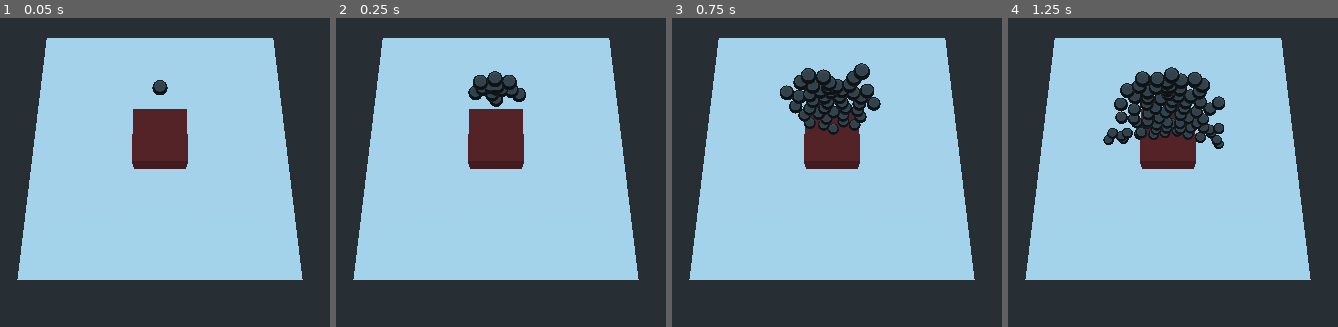
Above: before the commit, frames 1-4 (left to right).
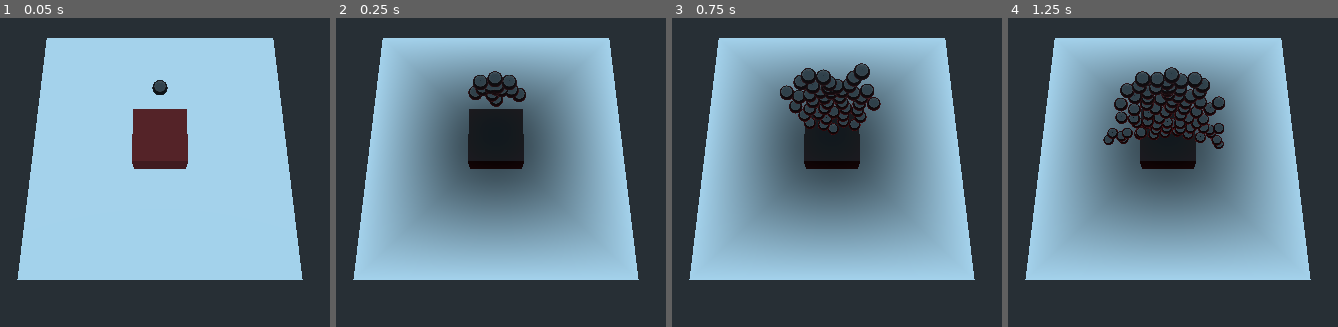
Above: after the commit, the same moments.

Repository: williambl/godot-test
Game: Godot game, scene res://SphereFall.tscn
Same seed, same stepped clock (60 frames per second), same inputs: the game is played once before the commit and once after it. This scene is started directly instead of the project's main scene.
Inputs:
- Up to frame 1 (0.05 s): no input
- Up to frame 2 (0.25 s): no input
- Up to frame 3 (0.75 s): no input
- Up to frame 4 (1.25 s): no input

Frame 1 is identical in both runs. In frame 2, 43% of the frame differs, in the area x 13-84%, y 10-79%; in frame 3, 40%; in frame 4, 38%.

Commit message:
Add reflection probe to SphereFall

Diff:
--- a/SphereFall.tscn
+++ b/SphereFall.tscn
@@ -50,3 +50,8 @@
 [node name="MeshInstance" type="MeshInstance" parent="Floor"]
 mesh = SubResource( 9 )
 material/0 = null
+
+[node name="ReflectionProbe" type="ReflectionProbe" parent="."]
+transform = Transform( 1, 0, 0, 0, 1, 0, 0, 0, 1, 0, 1.40711, 0 )
+extents = Vector3( 5, 5, 5 )
+enable_shadows = true
